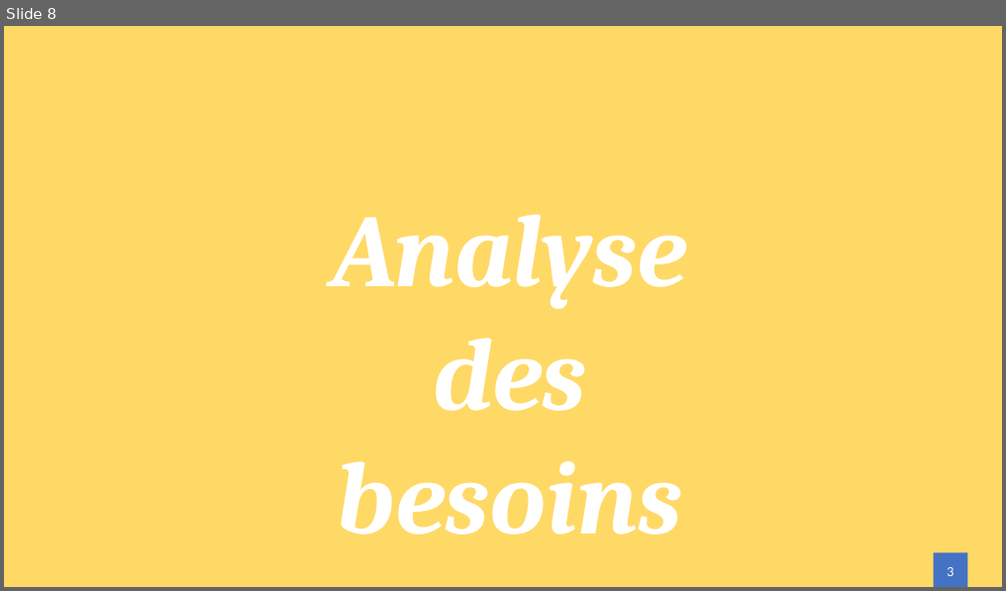
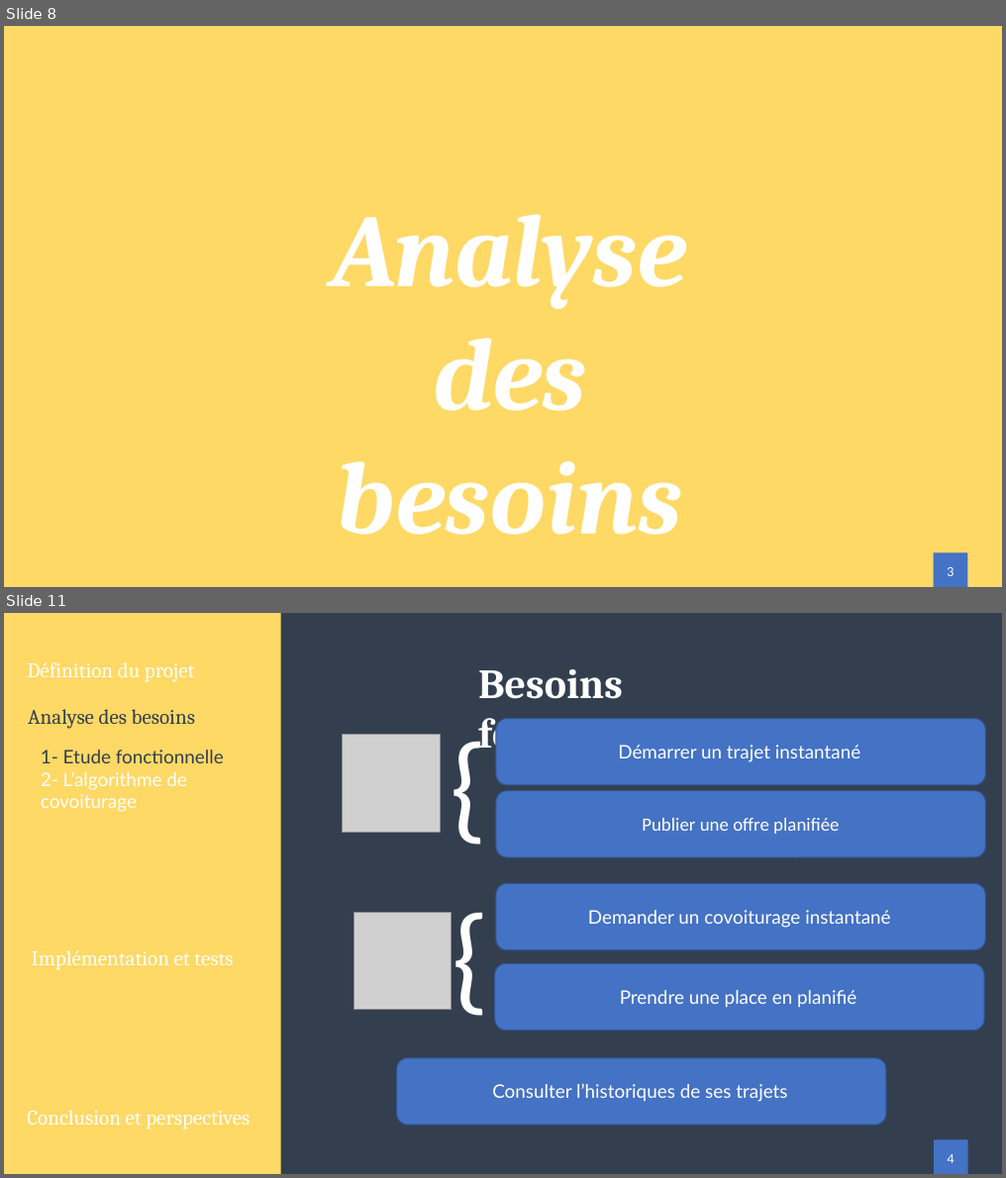
Before and after one commit to Zeuzif/thesis, a slide deck: presentation/Presentation.pptx. Shown one above the other, each under a label of ours: slide 8 before the commit, slides 8 and 11 after it; the slides between them are not shown. The pictures are 1006x591 and 1006x1178 pixels, drawn with LibreOffice and Linux fonts; fonts in the diff are those of the drawing; grey boxes stand for pictures. Boxes give left, top, right and bottom in pixels: in the first picture for what was removed or moved away, otherwise in the second. Text is boxed around its words. In the diff, an @@ line names an element or a change of style, - is before the commit and + after.

Commit message:
pres besoins

```diff
--- a/presentation/Presentation.pptx
+++ b/presentation/Presentation.pptx
@@ slide 11 added at [4,613,1002,1174], background #FFFFFF @@
@@ rectangle added at [4,613,1002,1174], fill #333F50 @@
@@ rectangle added at [4,613,281,1174], fill #FFD966 @@
@@ text added at [27,663,195,682], 20 pt, text #FFFFFF @@
+Définition du projet
@@ text added at [478,669,711,759], 40 pt, text #FFFFFF, bold @@
+Besoins fonctionnels
@@ text added at [28,709,195,729], 20 pt, text #333F50 @@
+Analyse des besoins
@@ text added at [443,706,496,859], 115 pt, text #FFFFFF @@
+{
@@ rounded rectangle added at [496,719,985,785], fill #4472C4, outline #325491 1 pt @@
@@ text added at [41,750,224,812], 18 pt, text #FFFFFF @@
+1- Etude fonctionnelle
+2- L’algorithme de covoiturage
@@ picture added at [343,735,440,832] @@
@@ text added at [618,745,860,762], 18 pt, text #FFFFFF @@
+Démarrer un trajet instantané
@@ rounded rectangle added at [496,791,985,858], fill #4472C4, outline #325491 1 pt, 18 pt, text #FFFFFF @@
+Publier une offre planifiée
@@ text added at [445,876,498,1029], 115 pt, text #FFFFFF @@
+{
@@ rounded rectangle added at [496,884,985,951], fill #4472C4, outline #325491 1 pt @@
@@ rectangle added at [23,928,33,961], fill #FFD966 @@
@@ picture added at [353,912,450,1009] @@
@@ text added at [588,910,890,928], 18 pt, text #FFFFFF @@
+Demander un covoiturage instantané
@@ text added at [32,951,233,970], 20 pt, text #FFFFFF @@
+Implémentation et tests
@@ rounded rectangle added at [495,964,985,1031], fill #4472C4, outline #325491 1 pt @@
@@ text added at [620,990,856,1008], 18 pt, text #FFFFFF @@
+Prendre une place en planifié
@@ rounded rectangle added at [397,1059,887,1125], fill #4472C4, outline #325491 1 pt @@
@@ text added at [492,1083,787,1102], 18 pt, text #FFFFFF @@
+Consulter l’historiques de ses trajets
@@ text added at [27,1110,250,1130], 20 pt, text #FFFFFF @@
+Conclusion et perspectives
@@ rectangle added at [23,1142,33,1174], fill #FFD966 @@
@@ rectangle added at [934,1140,968,1174], fill #4472C4 @@
@@ text added at [947,1155,954,1163], 12 pt, text #FFFFFF @@
+4
```
Also in this commit, not shown: 2 slides changed, 5 other slides added, 10 other files.
